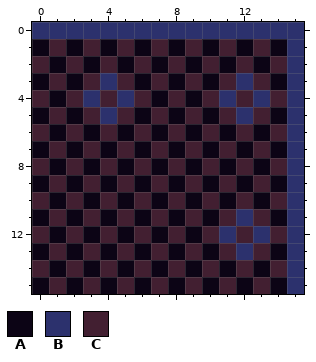
Two versions of one pixel-art sprite, data/base/gfx/game/tile/base/wall_rt.png. The picture above is the old version.
The file is 16x16 pixels.
Palette (. is transparent): A #0c0415  B #2c316d  C #421f31
Pixels before, first column x 0:
 0 BBBBBBBBBBBBBBBB
 1 ACACACACACACACAB
 2 CACACACACACACACB
 3 ACACBCACACACBCAB
 4 CACBCBCACACBCBCB
 5 ACACBCACACACBCAB
 6 CACACACACACACACB
 7 ACACACACACACACAB
 8 CACACACACACACACB
 9 ACACACACACACACAB
10 CACACACACACACACB
11 ACACACACACACBCAB
12 CACACACACACBCBCB
13 ACACACACACACBCAB
14 CACACACACACACACB
15 ACACACACACACACAB
The same view after the edit:
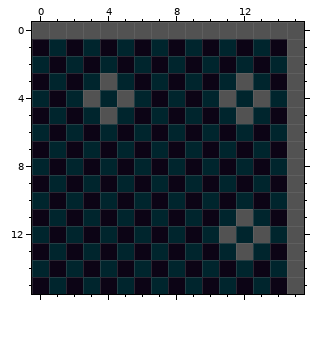
From the commit log: Base wall color palette changed
Diff:
colour B: #2c316d -> #525252
colour C: #421f31 -> #00252d
Where, in picture pixels (left, top, right, bottom), the same in both pictures:
changed: (32, 22, 304, 294)
